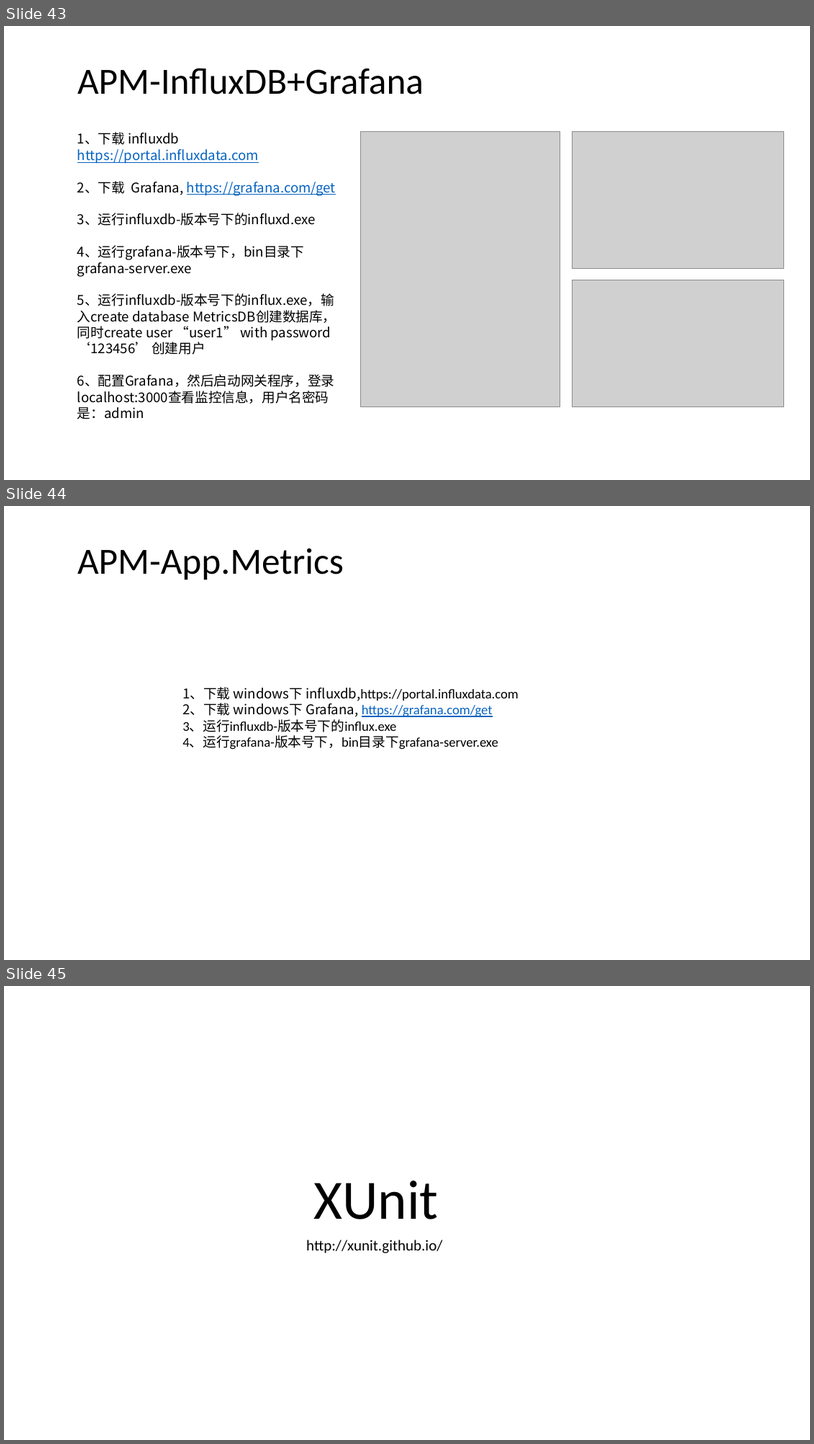
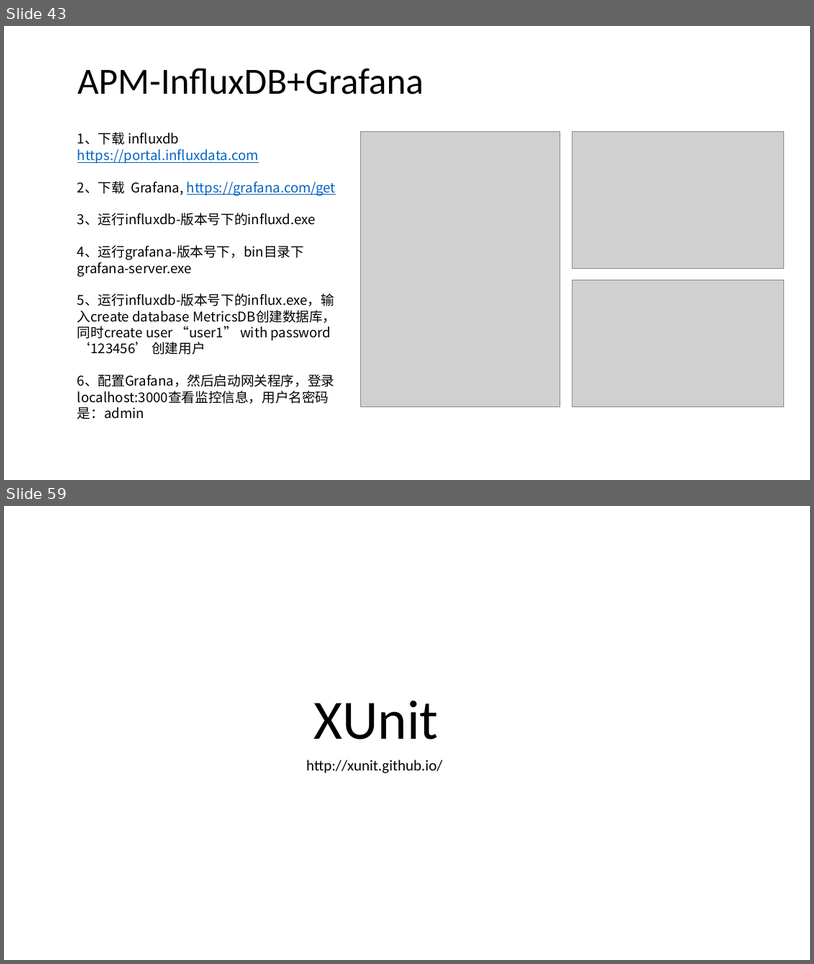
Before and after one commit to axzxs2001/HisMicroserviceSample, a slide deck: HisMicroserviceSample/Doc/基于.net core微服务.pptx. Shown one above the other, each under a label of ours: slides 43, 44 and 45 before the commit, slides 43 and 59 after it; the slides between them are not shown. The pictures are 814x1444 and 814x964 pixels, drawn with LibreOffice and Linux fonts; fonts in the diff are those of the drawing; grey boxes stand for pictures; background and template pictures are left out. Boxes give left, top, right and bottom in pixels: in the first picture for what was removed or moved away, otherwise in the second. Text is boxed around its words. In the diff, an @@ line names an element or a change of style, - is before the commit and + after.

Commit message:
app.metrics ppt配置完成。

```diff
--- a/HisMicroserviceSample/Doc/基于.net core微服务.pptx
+++ b/HisMicroserviceSample/Doc/基于.net core微服务.pptx
@@ slide 44 removed at [4, 506, 810, 960], background picture (left out) @@
@@ title removed at [77, 548, 344, 580] @@
-APM-App.Metrics
@@ text removed at [183, 687, 518, 749] @@
-1、下载 windows下 influxdb,https://portal.influxdata.com
-2、下载 windows下 Grafana, https://grafana.com/get
-3、运行influxdb-版本号下的influx.exe
-4、运行grafana-版本号下，bin目录下grafana-server.exe
@@ what was slide 45 is now slide 59 @@
```
Also in this commit, not shown: 1 slide changed, 6 slides added, 1 other slide removed, 5 other files.
